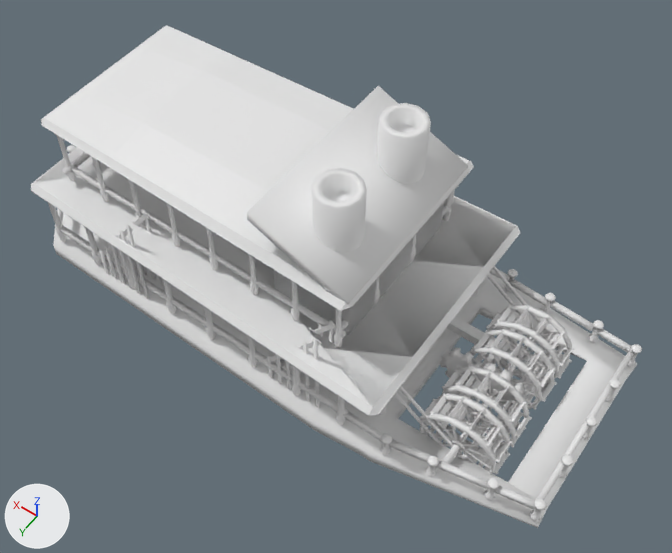
One commit to the FBX model content/dota_addons/battleships_traders/models/river_boat.fbx: the scene before it, then after it.
The view is the same before and after, from a 50 mm camera at (-15.2, 16.4, 28.4) aimed at (-3.9, 0.6, 3.5). The lights are fixed; the arrows at lower left show +X, +Y and +Z. Materials are left out; every surface is plain grey. Where no turn or scale is listed for an object, it has been applied to the vertices. Vertices at the same position are counted once.

Before the edit, the objects in view are built like this:
```python
me_cube_003 = bpy.data.meshes.new('Cube.003')
me_cube_003.from_pydata(...)  # 672 vertices, 512 faces; spans x -5.85..4.58, y -4.14..3.96, z 0.54..5.24
me_cube_003.materials.append(mat_river_stairs)
me_cube_007 = bpy.data.meshes.new('Cube.007')
me_cube_007.from_pydata(...)  # 152 vertices, 121 faces; spans x -8.9..6.2, y -3.6..3.3, z 0.5..9.3
me_cube_007.materials.append(mat_river_upperroom)
me_cylinder_001 = bpy.data.meshes.new('Cylinder.001')
me_cylinder_001.from_pydata(...)  # 7220 vertices, 7099 faces; spans x -1.52..1.51, y -3.32..3.32, z -1.53..1.54
me_cylinder_001.materials.append(mat_river_wheels)
me_cylinder_028 = bpy.data.meshes.new('Cylinder.028')
me_cylinder_028.from_pydata(...)  # 3738 vertices, 3288 faces; spans x -13.5..9.2, y -4.4..4.2, z 0.8..6.8
me_cylinder_028.materials.append(mat_river_pillars)
me_plane_028 = bpy.data.meshes.new('Plane.028')
me_plane_028.from_pydata(...)  # 337 vertices, 343 faces; spans x -13.6..9.3, y -4.7..4.5, z -0.2..7.3
# faces by material slot: [66, 69, 104, 104]
me_plane_028.materials.append(mat_river_base)
me_plane_028.materials.append(mat_river_roofs)
me_plane_028.materials.append(mat_river_posts)
me_plane_028.materials.append(mat_river_poststwo)
ob_cube = bpy.data.objects.new('Cube', me_cube_007)
ob_cube.location = (0.0, 0.0, -0.09)
ob_cube_002 = bpy.data.objects.new('Cube.002', me_cube_003)
ob_cube_002.location = (0.0, 0.0, -0.09)
ob_cylinder_001 = bpy.data.objects.new('Cylinder.001', me_cylinder_001)
ob_cylinder_001.location = (-10.18, 0.14, 1.56)
ob_cylinder_007 = bpy.data.objects.new('Cylinder.007', me_cylinder_028)
ob_cylinder_007.location = (0.0, 0.0, -0.09)
ob_plane_008 = bpy.data.objects.new('Plane.008', me_plane_028)
ob_plane_008.location = (0.0, 0.0, -0.09)
```
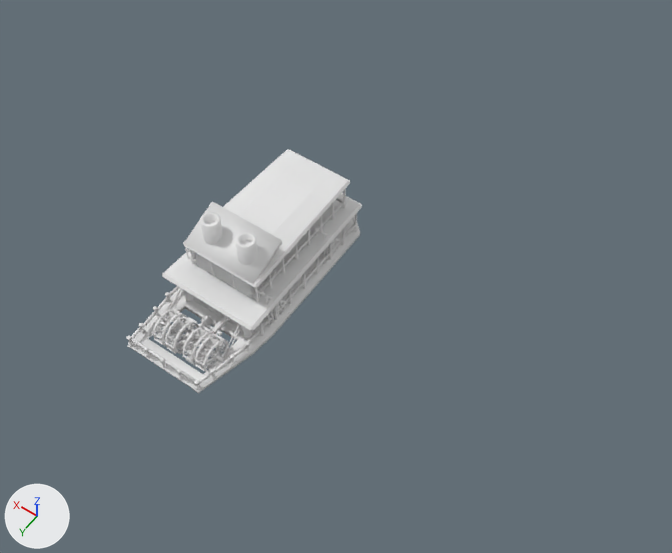
Where the newer file only moved an object's origin or applied its transform, the numbers keep the older frame.

Where the change shows, as pixel boxes [x1, y1, x2, y2] in the pictures (672 x 553 px; the box of a moved part takes in the faces that stretch with it):
'Plane.008', reshaped (61% narrower, 52% shorter)
    before: [31, 25, 637, 528]
    after: [128, 150, 362, 393]
'Cube', mesh turned
    before: [247, 86, 485, 416]
    after: [184, 201, 282, 338]
'Cylinder.001', mesh turned
    before: [419, 304, 575, 474]
    after: [153, 308, 229, 372]
'Cylinder.007', mesh turned
    before: [48, 133, 642, 521]
    after: [126, 187, 358, 390]
part 3 of me_plane_028, moved or reshaped
    before: [53, 213, 637, 528]
    after: [128, 216, 360, 393]
part 4 of me_plane_028, moved or reshaped
    before: [41, 25, 474, 311]
    after: [183, 150, 350, 288]
part 5 of me_plane_028, moved or reshaped
    before: [394, 392, 444, 447]
    after: [226, 325, 242, 356]
part 6 of me_plane_028, moved or reshaped (not visible afterwards)
    before: [456, 454, 468, 458]
part 7 of me_plane_028, moved or reshaped
    before: [399, 386, 466, 460]
    after: [219, 324, 240, 363]
part 8 of me_plane_028, moved or reshaped
    before: [487, 274, 528, 322]
    after: [157, 288, 181, 334]
part 9 of me_plane_028, moved or reshaped
    before: [493, 266, 565, 353]
    after: [170, 290, 184, 315]
part 10 of me_plane_028, added
    after: [162, 194, 362, 331]
part 11 of me_plane_028, deleted
    before: [31, 148, 520, 416]
'Cube.002', unchanged, covered by the edit
    before: [96, 186, 459, 408]
    after: [185, 226, 340, 326]

What changed in the scene script:
```text
Change me_cylinder_001:
    where me_cylinder_001.from_pydata(...)  # 7220 vertices, 7099 faces; spans x -1.52..1.51, y -3.32..3.32, z -1.53..1.54
    used by ob_cylinder_001; location = (-10.18, 0.14, 1.56)
    me_cylinder_001 part 2: the whole mesh is turned -90 degrees about the z axis through its middle and scaled by 0.462, then moved by (10.13, 4.04, -0.98)
Change me_plane_028:
    used by ob_plane_008; location = (0.0, 0.0, -0.09)
    remove me_plane_028.from_pydata(...)  # 337 vertices, 343 faces; spans x -13.6..9.3, y -4.7..4.5, z -0.2..7.3
    add me_plane_028.from_pydata(...)  # 337 vertices, 341 faces; spans x -2.2..2.1, y -4.9..5.7, z -0.2..3.3
    me_plane_028 part 3: the loose piece of 68 vertices spanning x -13.6..9.3, y -4.7..4.5, z -0.2..1.4 is turned -90 degrees about the z axis through its middle and scaled by 0.462, then moved by (2.1, 0.5, -0.4)
    me_plane_028 part 4: the loose piece of 45 vertices spanning x -6.4..6.7, y -3.9..3.5, z 6.4..7.3 is turned -90 degrees about the z axis through its middle and scaled by 0.462, then moved by (-0.2, -0.5, -3.7)
    me_plane_028 part 5: the loose piece of 24 vertices spanning x -10.4..-7.3, y 2.7..2.8, z 0.6..3.0 is turned -90 degrees about the z axis through its middle and scaled by 0.462, then moved by (7.4, 0.7, -1.0)
    me_plane_028 part 6: the loose piece of 24 vertices spanning x -10.6..-9.7, y 2.8..2.9, z 0.6..1.6 is turned -90 degrees about the z axis through its middle and scaled by 0.462, then moved by (8.7, 1.3, -0.6)
    me_plane_028 part 7: the loose piece of 24 vertices spanning x -11.2..-7.2, y 2.7..2.8, z 0.6..3.7 is turned -90 degrees about the z axis through its middle and scaled by 0.462, then moved by (7.8, 0.9, -1.2)
    me_plane_028 part 8: the loose piece of 24 vertices spanning x -10.4..-7.3, y -3.2..-3.1, z 0.6..3.0 is turned -90 degrees about the z axis through its middle and scaled by 0.607, then moved by (10.2, 6.8, -0.8)
    me_plane_028 part 9: the loose piece of 24 vertices spanning x -11.2..-7.2, y -3.2..-3.1, z 0.6..3.7 is turned -90 degrees about the z axis through its middle and scaled by 0.352, then moved by (10.5, 6.6, -1.4)
    me_plane_028 part 10: a new loose piece of 32 vertices spanning x -2.2..2.1, y -4.0..3.1, z 1.7..1.8
    me_plane_028 part 11: the loose piece of 32 vertices spanning x -8.1..7.3, y -4.7..4.5, z 3.6..4.2 is deleted
Change me_cube_007:
    where me_cube_007.from_pydata(...)  # 152 vertices, 121 faces; spans x -8.9..6.2, y -3.6..3.3, z 0.5..9.3
    used by ob_cube; location = (0.0, 0.0, -0.09)
    me_cube_007 part 12: the whole mesh is turned -90 degrees about the z axis through its middle and scaled by 0.462, then moved by (1.3, 0.1, -2.7)
Change me_cylinder_028:
    where me_cylinder_028.from_pydata(...)  # 3738 vertices, 3288 faces; spans x -13.5..9.2, y -4.4..4.2, z 0.8..6.8
    used by ob_cylinder_007; location = (0.0, 0.0, -0.09)
    me_cylinder_028 part 1: the whole mesh is turned -90 degrees about the z axis through its middle and scaled by 0.462, then moved by (2.1, 0.5, -2.1)
```
